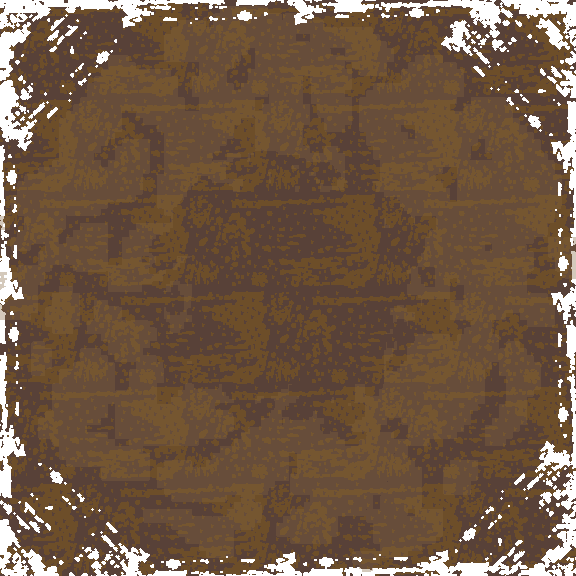
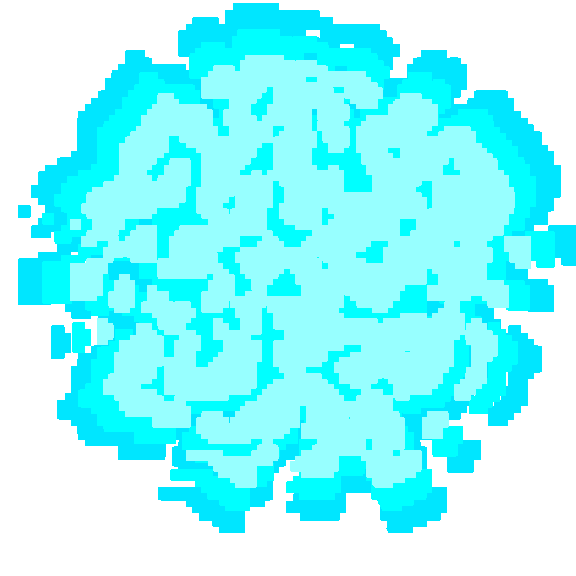
Comparing the layer stacks of the two 576px x 576px images. Changes:
hid "Layer 4 copy 5" over (192, 192, 384, 384)
added group "Group 3" with 7 layers above "Layer 6" over (18, 3, 576, 533)
added layer "Layer 9" in group "Group 3" over (70, 55, 531, 488)
added layer "Layer 14" in group "Group 3" over (130, 118, 455, 411)
added layer "Layer 7" in group "Group 3" over (42, 29, 555, 511)
added layer "Layer 15" in group "Group 3" over (98, 75, 457, 440)
added layer "Layer 8" in group "Group 3" over (18, 3, 576, 533)
hid "Layer 5" over (0, 6, 576, 572)
hid "Layer 4 copy 23" over (0, 0, 576, 576)
